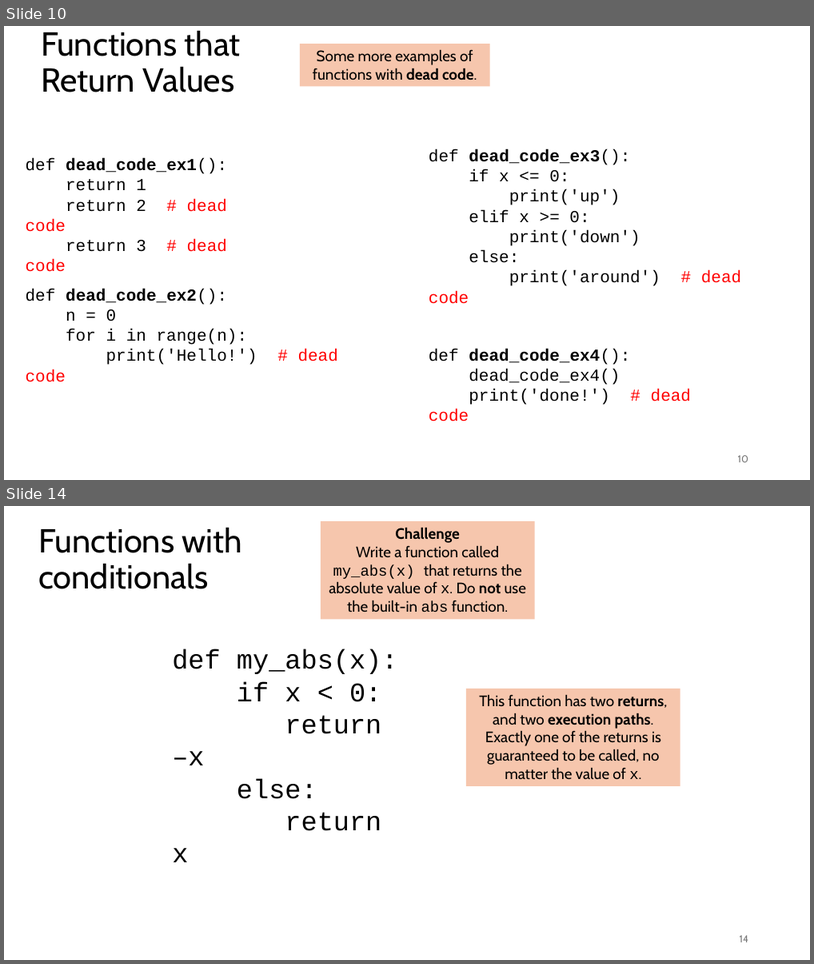
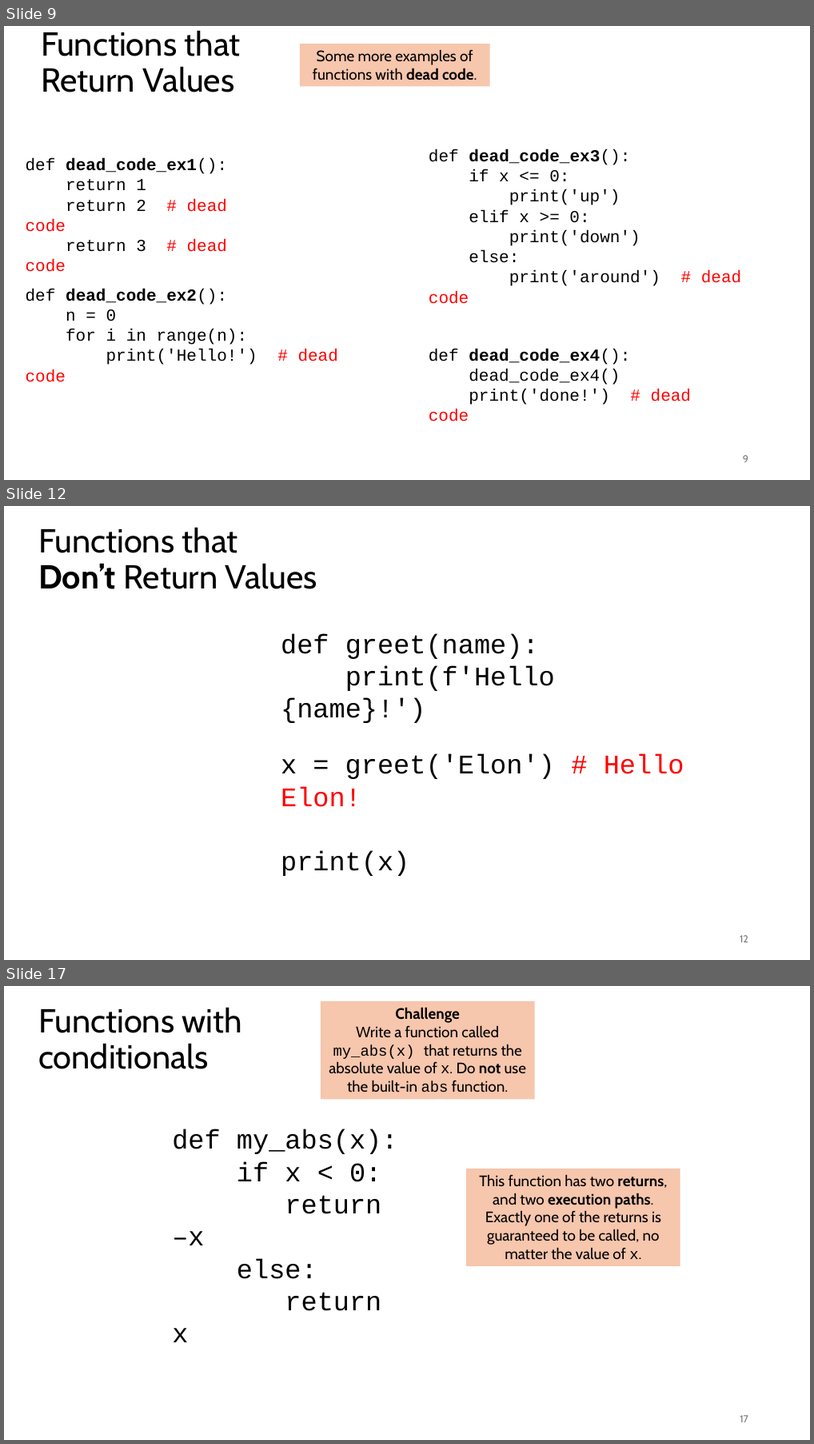
Before and after one commit to tjd1234/cmpt120spring2026, a slide deck: lecture_notes/chapter6/chapter6.pptx. Shown one above the other, each under a label of ours: slides 10 and 14 before the commit, slides 9, 12 and 17 after it; the slides between them are not shown. The pictures are 814x964 and 814x1444 pixels, drawn with LibreOffice and Linux fonts; fonts in the diff are those of the drawing. Boxes give left, top, right and bottom in pixels: in the first picture for what was removed or moved away, otherwise in the second. Text is boxed around its words. In the diff, an @@ line names an element or a change of style, - is before the commit and + after.

```diff
--- a/lecture_notes/chapter6/chapter6.pptx
+++ b/lecture_notes/chapter6/chapter6.pptx
@@ slide 12 added at (x1=4, y1=506, x2=810, y2=960), background #FFFFFF @@
@@ title added at (x1=38, y1=527, x2=318, y2=589), 39.6 pt, text #000000 @@
+Functions that
+Don’t Return Values
@@ text added at (x1=281, y1=633, x2=555, y2=723), 32 pt, text #000000 @@
+def greet(name):
+print(f'Hello {name}!')
@@ text added at (x1=281, y1=754, x2=685, y2=876), 32 pt, text #000000 @@
+x = greet('Elon') # Hello Elon!
+print(x)
@@ page number added at (x1=740, y1=935, x2=749, y2=942), 12 pt, text #797979 @@
+12
@@ what was slide 10 is now slide 9 @@
@@ page number at (x1=743, y1=455, x2=749, y2=462): text changed @@
-10
+9
@@ what was slide 14 is now slide 17 @@
@@ page number at (x1=740, y1=1415, x2=749, y2=1422): text changed @@
-14
+17
```
Also in this commit, not shown: 16 slides changed, 3 other slides added, 4 slides removed, 2 other files.
